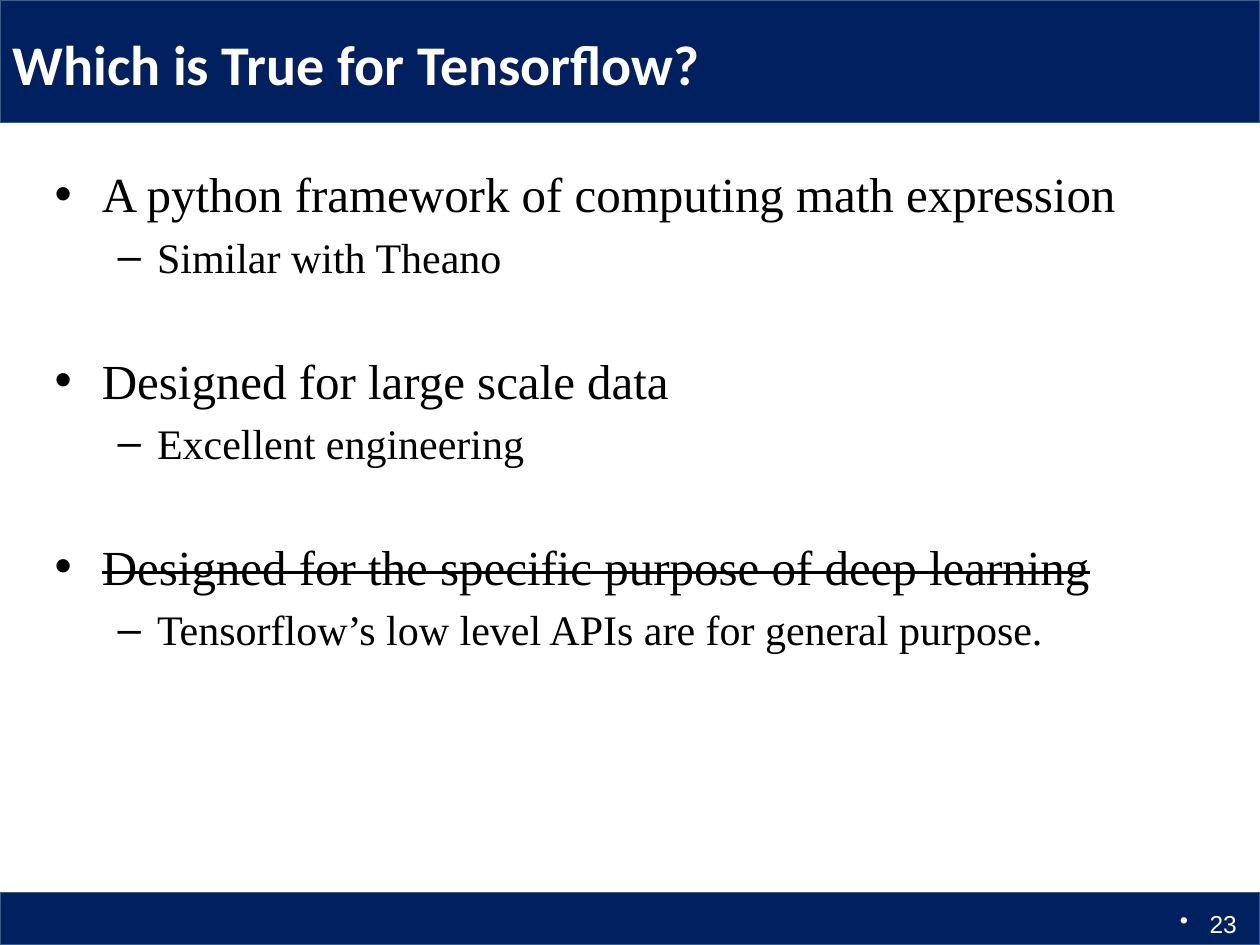
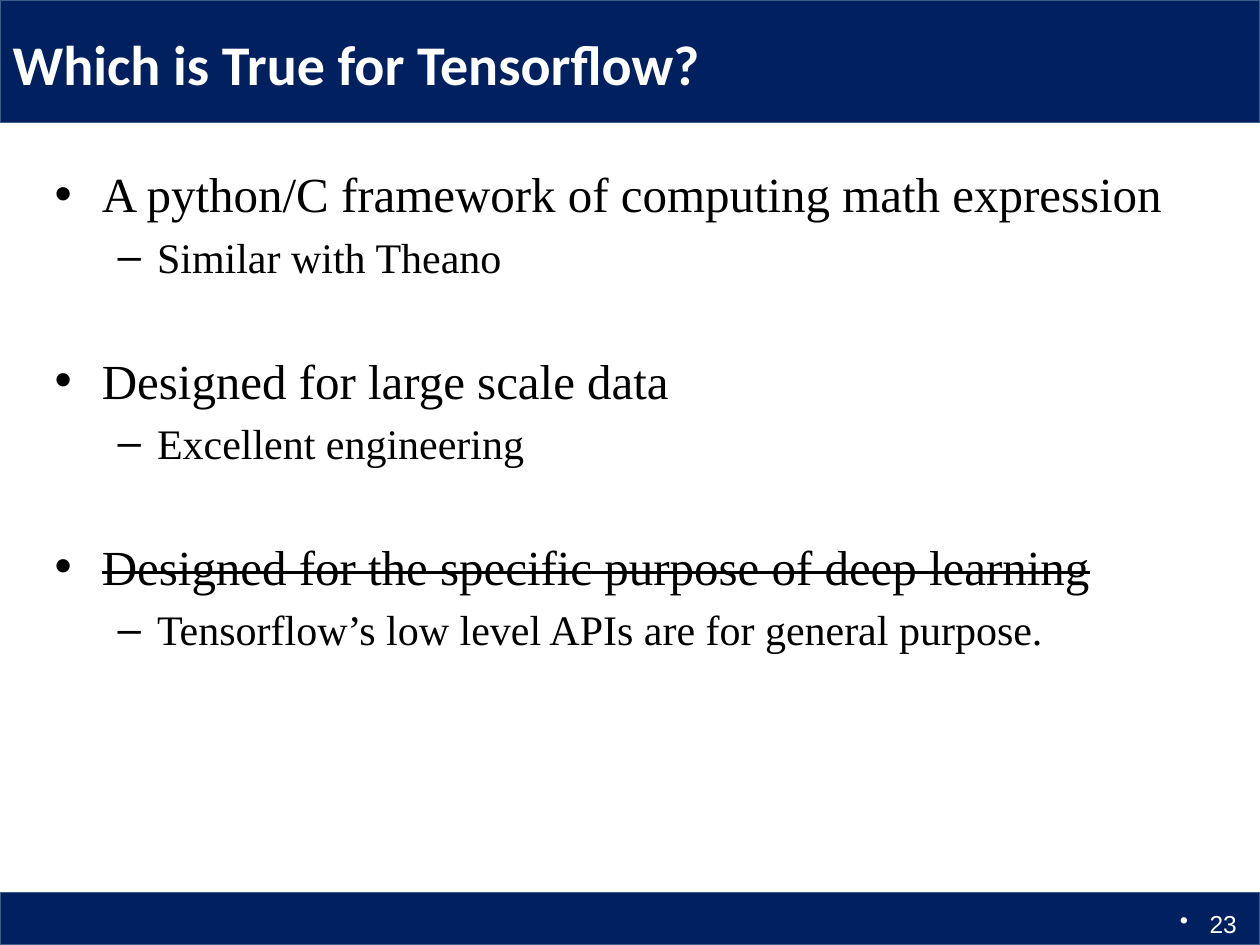
Before and after one commit to Columbia6894/Columbia6894.github.io, a slide deck: slide 23 of lecture/lecture1_llcao.pptx. Drawn at 1260x945 pixels with LibreOffice and Linux fonts; fonts in the diff are those of the drawing. Boxes give left, top, right and bottom in pixels: in the first picture for what was removed or moved away, otherwise in the second. Text is boxed around its words. In the diff, an @@ line names an element or a change of style, - is before the commit and + after.

```diff
--- a/lecture/lecture1_llcao.pptx
+++ b/lecture/lecture1_llcao.pptx
@@ text at box(102, 177, 1161, 222): text changed @@
-• A python framework of computing math expression
+• A python/C framework of computing math expression
```
Also in this commit, not shown: 7 other slides changed, 1 other file.
